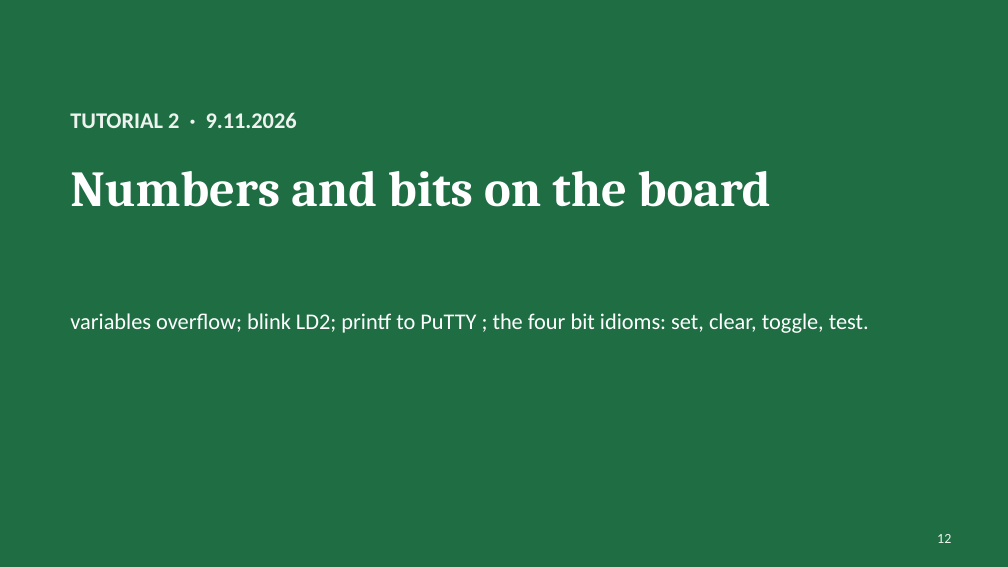
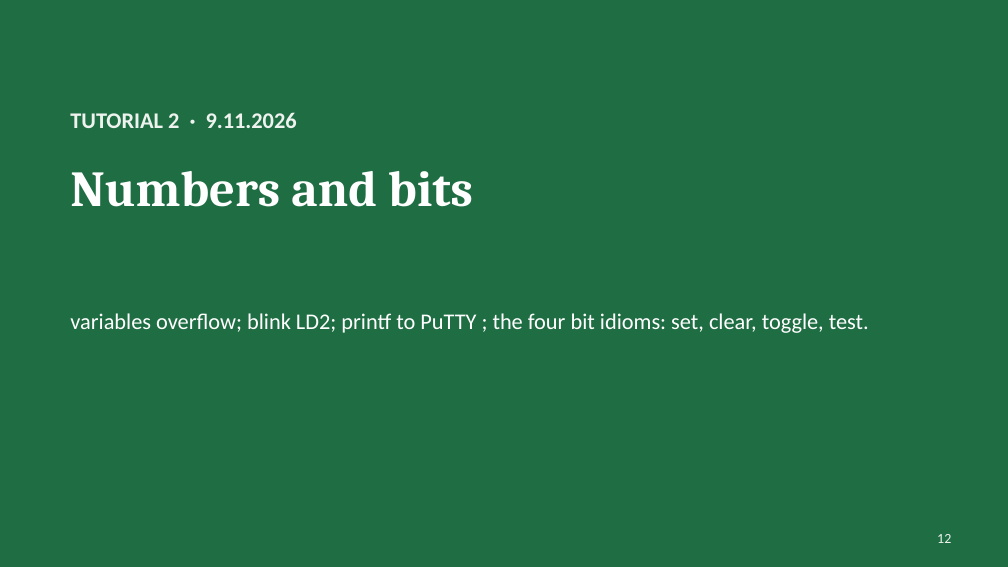
Before and after one commit to Yohai-ack/MP, a slide deck: slide 12 of tutorials/MP_tutorials_2026.pptx. Drawn at 1008x567 pixels with LibreOffice and Linux fonts; fonts in the diff are those of the drawing. Boxes give left, top, right and bottom in pixels: in the first picture for what was removed or moved away, otherwise in the second. Text is boxed around its words. In the diff, an @@ line names an element or a change of style, - is before the commit and + after.

```diff
--- a/tutorials/MP_tutorials_2026.pptx
+++ b/tutorials/MP_tutorials_2026.pptx
@@ title at <box>70,171,473,207</box>: text changed @@
-Numbers and bits on the board
+Numbers and bits
```
Also in this commit, not shown: 1 other slide changed, 1 slide added, 19 other files.
